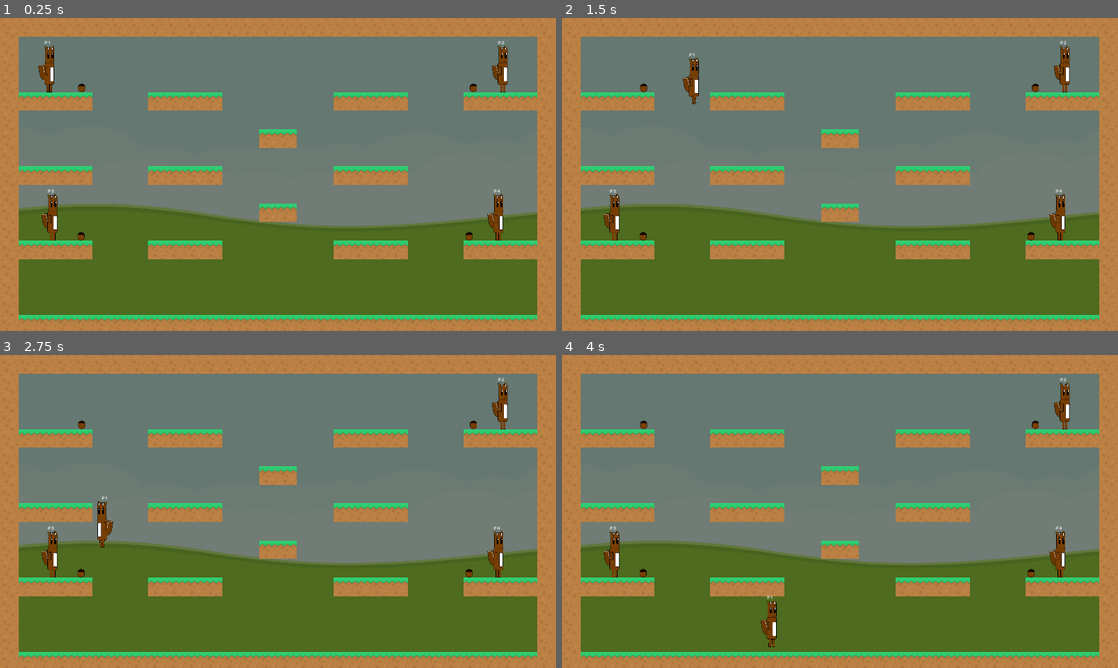
Above: before the commit, frames 1-4 (two rows, left to right).
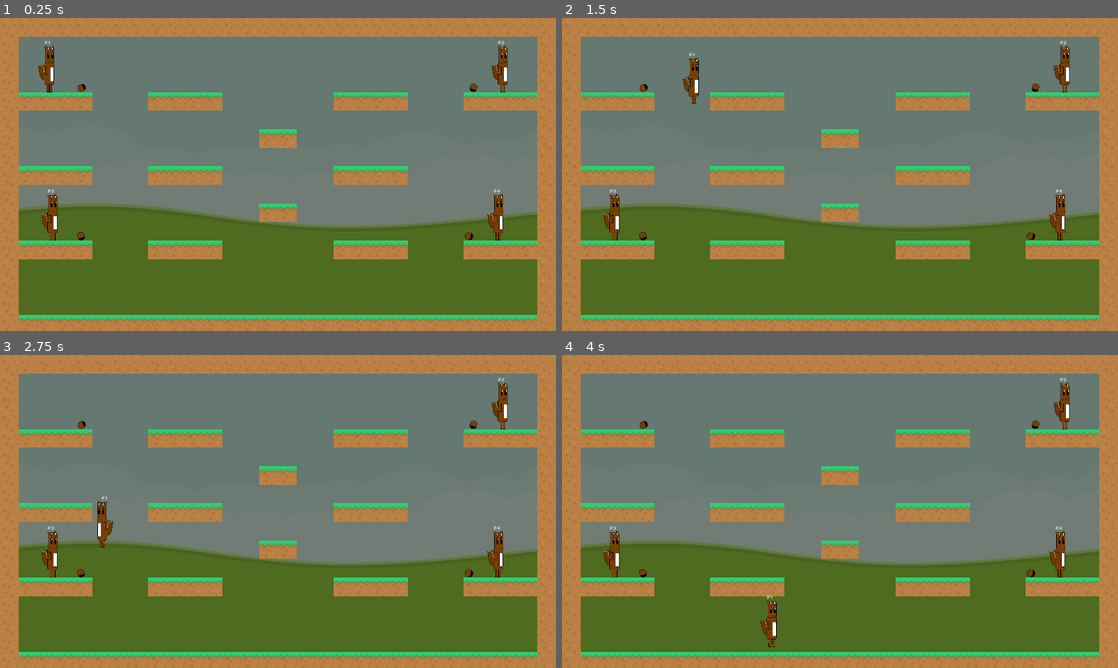
Above: after the commit, the same moments.

Repository: the-g-force/GGJ24
Game: Godot game, scene res://world/world.tscn
The game is run twice, just before and just after one commit, with the same random seed, the same clock (stepped at 60 frames per second) and the same inputs.
Inputs:
- Up to frame 1 (0.25 s): no input
- Up to frame 2 (1.5 s): tap Enter at 0.5 s; hold Z 0.53-1.28 s; hold D from 0.53 s (still down); tap Space at 0.77 s; tap Z at 1.35 s
- Up to frame 3 (2.75 s): tap Space at 1.52 s; release D at 2.03 s; hold A from 2.03 s (still down); hold Z from 2.03 s (still down)
- Up to frame 4 (4 s): release A at 2.78 s; release Z at 2.78 s; hold D from 2.78 s (still down); tap Z at 2.85 s; tap Space at 3.02, 3.77 s; hold Z from 3.53 s (still down)

The runs differ from the first frame. In frame 1, less than 0.1% of the frame differs, in the area x 13-86%, y 20-72%; in frame 2, less than 0.1%; in frame 3, less than 0.1%; in frame 4, less than 0.1%.

Commit message:
Add nut spin

Diff:
--- a/project/player/nut/nut.gd
+++ b/project/player/nut/nut.gd
@@ -7,16 +7,23 @@
 ## This is used to determine when the nut becomes "active" for hitting other things
 var shooter : Node2D
 var gravity = ProjectSettings.get_setting("physics/2d/default_gravity")
+var _rotations_per_second := randf_range(1.0, 4.0) * (-1 if randi() % 2 == 0 else 1)
 var direction := Vector2.ZERO :
 	set(value):
 		direction = value
 		velocity = direction * SPEED
 
 
+func _ready()->void:
+	rotation = randf() * TAU
+
+
 func _physics_process(delta:float)->void:
 	if is_on_floor():
 		velocity.x = 0
 		set_collision_layer_value(2, false)
+	else:
+		rotation += _rotations_per_second * TAU * delta
 
 	velocity.y += gravity * delta
 
